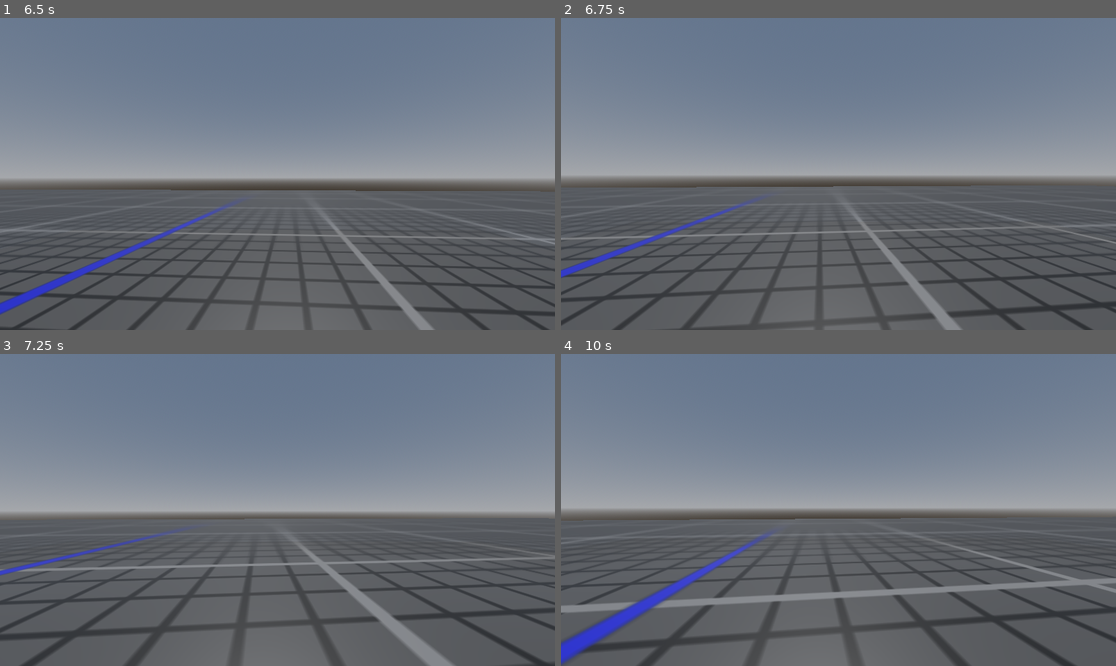
Above: before the commit, frames 1-4 (two rows, left to right).
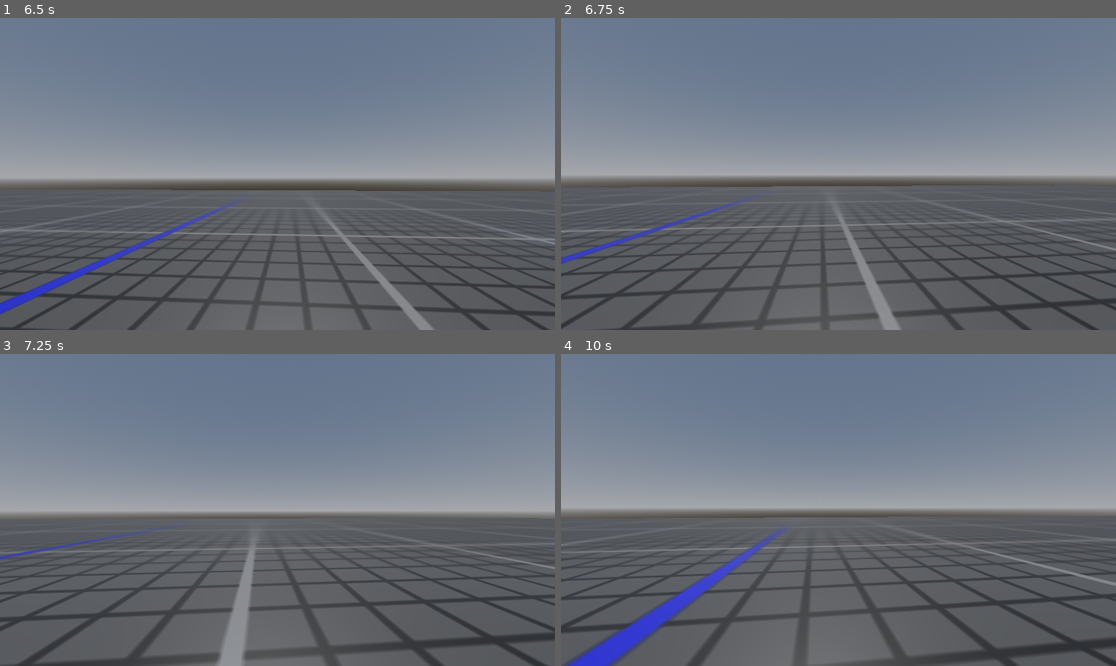
Above: after the commit, the same moments.

Repository: olinic/godot-fps-template
Game: Godot game, scene res://main.tscn
Same seed, same stepped clock (60 frames per second), same inputs: the game is played once before the commit and once after it.
Inputs (mouse positions are in pixels of both pictures, inside the frame that each line leads up to):
- Up to frame 1 (6.5 s): tap Enter at 0.5 s; move the mouse to (305, 174) at 0.52 s; hold Up (move_forward) 0.53-5.78 s; tap Shift (keyboard_sprint) every 0.75 s from 0.6 to 5.85 s; tap Space (jump) at 0.77, 1.52, 3.02, 3.77, 4.52, 6.02 s; move the mouse to (249, 174) at 1.27 s; move the mouse to (288, 167) at 2.02 s; move the mouse to (271, 180) at 2.77 s; move the mouse to (316, 177) at 3.52 s; move the mouse to (233, 170) at 4.27 s; move the mouse to (283, 174) at 5.02 s; move the mouse to (255, 167) at 5.77 s; hold Right (move_right) from 5.78 s (still down)
- Up to frame 2 (6.75 s): move the mouse to (866, 174) at 6.52 s; release Right (move_right) at 6.53 s; hold Up (move_forward) from 6.53 s (still down); tap Shift (keyboard_sprint) at 6.6 s
- Up to frame 3 (7.25 s): keep holding Up (move_forward); tap Space (jump) at 6.77 s
- Up to frame 4 (10 s): move the mouse to (810, 510) at 7.27 s; tap Shift (keyboard_sprint) every 0.75 s from 7.35 to 9.6 s; tap Space (jump) at 7.52, 9.02, 9.77 s; move the mouse to (849, 503) at 8.02 s; move the mouse to (832, 516) at 8.77 s; release Up (move_forward) at 8.78 s; hold Left (move_left) 8.78-9.53 s; move the mouse to (877, 513) at 9.52 s; hold Up (move_forward) from 9.53 s (still down)

Frame 1 is identical in both runs. In frame 2, 8.6% of the frame differs, in the area x 0-100%, y 53-100%; in frame 3, 9.8%; in frame 4, 16%, in the area x 0-100%, y 52-100%.

Commit message:
Avoid directional movement in air

Diff:
--- a/Player/player.gd
+++ b/Player/player.gd
@@ -17,12 +17,11 @@
 var vertical_look_sensitivity: float
 
 var is_sprinting: bool = false
+var mouse_motion: Vector2 = Vector2.ZERO
+var input_dir: Vector2 = Vector2.ZERO
 
 var gravity = ProjectSettings.get_setting("physics/3d/default_gravity")
 @onready var camera_controller = $CameraController
-
-
-var mouse_motion: Vector2 = Vector2.ZERO
 
 func _ready():
 	Input.set_mouse_mode(Input.MOUSE_MODE_CAPTURED)
@@ -48,7 +47,8 @@
 		velocity.y -= gravity * delta
 
 func move(delta):
-	var input_dir = Input.get_vector("move_left", "move_right", "move_forward", "move_backward")
+	if is_on_floor():
+		input_dir = Input.get_vector("move_left", "move_right", "move_forward", "move_backward")
 	handle_sprint(input_dir)
 	var direction = (transform.basis * Vector3(input_dir.x, 0, input_dir.y)).normalized()
 	var speed = get_speed(delta)
